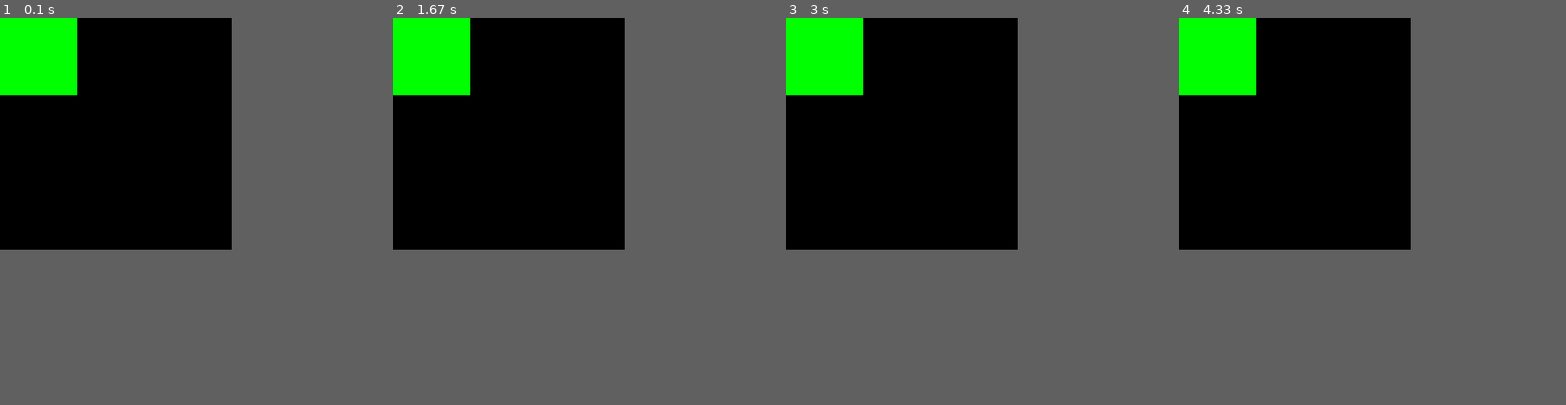
Above: before the commit, frames 1-4 (left to right).
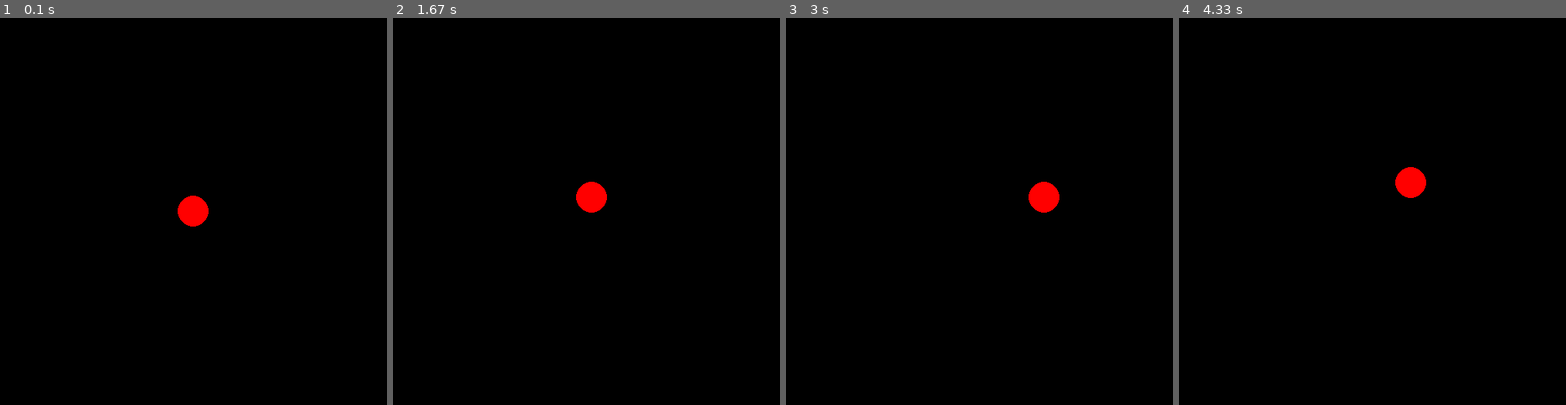
Above: after the commit, the same moments.

Repository: nikniksham/Moscow_Shamkov
Game: pygame game, started from PyGame_Part_2.py
Same seed, same stepped clock (60 frames per second), same inputs: the game is played once before the commit and once after it.
Inputs (mouse positions are in pixels of both pictures, inside the frame that each line leads up to):
- Up to frame 1 (0.1 s): no input
- Up to frame 2 (1.67 s): press the mouse at (493, 215) at 0.37 s; move the mouse to (559, 254) at 0.47 s; release the mouse at (625, 296) at 0.6 s; click (644, 76) at 0.72 s; click (594, 79) at 1.05 s; click (590, 250) at 1.38 s
- Up to frame 3 (3 s): click (1080, 273) at 1.72 s; click (1080, 176) at 2.05 s; click (1118, 180) at 2.38 s; click (1114, 285) at 2.72 s
- Up to frame 4 (4.33 s): click (1387, 196) at 3.05 s; click (1287, 141) at 3.38 s; click (1476, 254) at 3.72 s; click (1310, 87) at 4.05 s
In our replay, the window is 300x300 before the commit and 501x501 after it. These sizes can differ from the game's own. Grey fills any space a smaller window leaves; there, only what the larger window draws over its background counts as a difference.

The runs differ from the first frame. In frame 1, 4.5% of the frame differs, in the area x 0-54%, y 0-54%; in frame 2, 4.5%; in frame 3, 4.5%; in frame 4, 4.5%.

Commit message:
pygame_2 задача 6

Diff:
--- a/PyGame_Part_2.py
+++ b/PyGame_Part_2.py
@@ -1,12 +1,11 @@
 import pygame
 
 pygame.init()
-width, height = 300, 300
-mouse_pos = [0, 0]
-rect_pos = [0, 0]  # Координаты квадрата
-size = (width, height)
+size = [width, height] = [501, 501]
+x, y = width // 2, height // 2
 running = True
 f_click = False
+mouse_pos = [width // 2, height // 2]
 screen = pygame.display.set_mode(size)
 clock = pygame.time.Clock()
 while running:
@@ -14,17 +13,17 @@
     for event in pygame.event.get():
         if event.type == pygame.QUIT:
             running = False
-        if event.type == pygame.MOUSEMOTION:
-            click = pygame.mouse.get_pressed()
-            mouse = pygame.mouse.get_pos()
-            if click[0] == 1 and rect_pos[0] <= mouse[0] <= rect_pos[0] + 100 and \
-                    rect_pos[1] <= mouse[1] <= rect_pos[1] + 100 and f_click is False:
-                f_click = True
-                mouse_pos = [mouse[0] - rect_pos[0], mouse[1] - rect_pos[1]]
-            if click[0] == 0 and f_click:
-                f_click = False
-            if f_click:
-                rect_pos[0], rect_pos[1] = mouse[0] - mouse_pos[0], mouse[1] - mouse_pos[1]
-    pygame.draw.rect(screen, (0, 255, 0), (rect_pos[0], rect_pos[1], 100, 100))
+        if event.type == pygame.MOUSEBUTTONDOWN:
+            if event.button == 1:
+                mouse_pos = pygame.mouse.get_pos()
+    if x < mouse_pos[0]:
+        x += 1
+    if x > mouse_pos[0]:
+        x -= 1
+    if y < mouse_pos[1]:
+        y += 1
+    if y > mouse_pos[1]:
+        y -= 1
+    pygame.draw.circle(screen, (255, 0, 0), (x, y), 20)
     pygame.display.flip()
     clock.tick(60)
